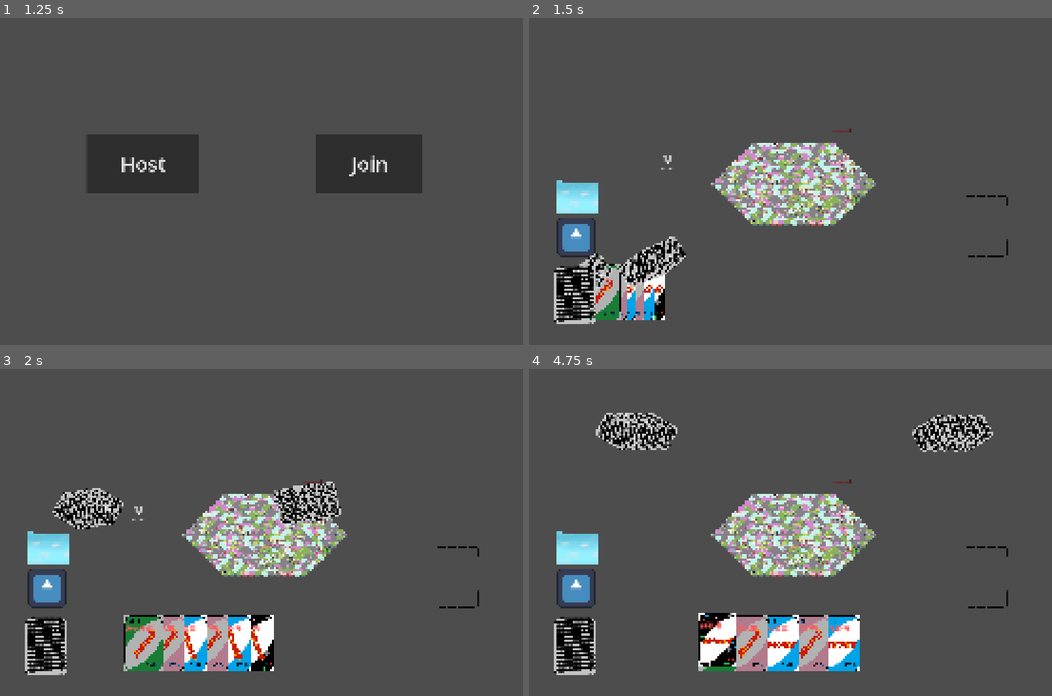
Above: before the commit, frames 1-4 (two rows, left to right).
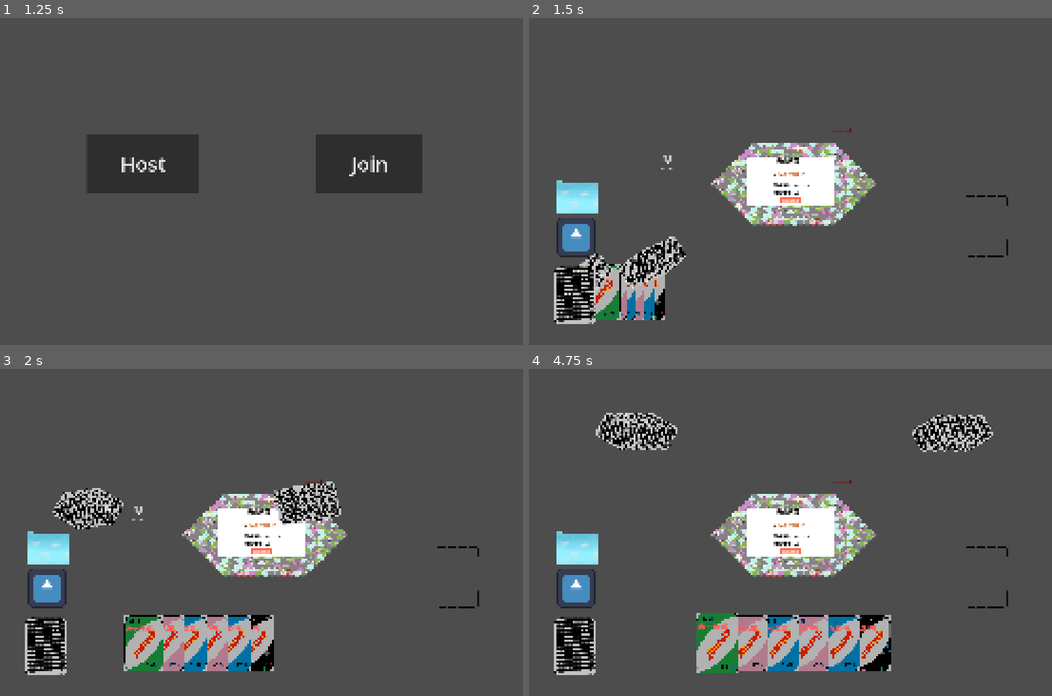
Above: after the commit, the same moments.

Repository: likedreamss/JUnoMP
Game: Godot game, scene res://meun.tscn
Same seed, same stepped clock (60 frames per second), same inputs: the game is played once before the commit and once after it. The engine's default icon, where the game draws it, is replaced by a stand-in: a white triangle on a blue panel in a dark square.
Inputs (mouse positions are in pixels of both pictures, inside the frame that each line leads up to):
- Up to frame 1 (1.25 s): click "Play" at 0.5 s
- Up to frame 2 (1.5 s): click "Host" at 1.25 s
- Up to frame 3 (2 s): no input
- Up to frame 4 (4.75 s): click (790, 552) at 2 s, where only the run after the commit has a clickable "返回主菜单"; click (790, 552) at 2.75 s, where only the run after the commit has a clickable "返回主菜单"; click (790, 552) at 3.5 s, where only the run after the commit has a clickable "返回主菜单"; tap Enter at 4.25 s; drag from (868, 643) to (717, 643) at 4.27 s

Frame 1 is identical in both runs. In frame 2, 4.0% of the frame differs, in the area x 18-65%, y 38-93%; in frame 3, 4.9%; in frame 4, 7.7%, in the area x 32-70%, y 38-93%.
Error after the commit: Parse Error: Identifier "Toast" not declared in the current scope. (res://gamescene/scenes/battle/battle.gd:425)

Commit message:
接入deepseek api实现提醒功能

Diff:
--- a/LSQ/scripts2/CardManager.gd
+++ b/LSQ/scripts2/CardManager.gd
@@ -17,11 +17,27 @@
 	$"../ImputManager".connect("left_mouse_button_released",on_left_click_released)
 	add_to_group("cardmanager")
 # Called every frame. 'delta' is the elapsed time since the previous frame.
+
+	if not has_node("AI_HTTPRequest"):
+		ai_http_request = HTTPRequest.new()
+		ai_http_request.name = "AI_HTTPRequest"
+		add_child(ai_http_request)
+		# 💡 注意：这里我们不在 ready 里直接 bind 传参，防止每次按 F 导致连接冲突
+
 func _process(delta: float) -> void:
 	if card_being_dragged:
 		var mouse_pos = get_local_mouse_position()
 		card_being_dragged.position = Vector2(clamp(mouse_pos.x, 0,screen_size.x),
 			clamp(mouse_pos.y, 0,screen_size.y))
+
+	# 使用 is_action_just_pressed 或严格的单帧 key 过滤，确保切换回合后按下 F 读取的是全新对局数据
+	if Input.is_key_pressed(KEY_F):
+		if not Engine.get_main_loop().has_meta("ai_hint_cooldown"):
+			Engine.get_main_loop().set_meta("ai_hint_cooldown", true)
+			get_ai_suggestion()
+	else:
+		if Engine.get_main_loop().has_meta("ai_hint_cooldown"):
+			Engine.get_main_loop().remove_meta("ai_hint_cooldown")
 
 #func _input(event):
 	#if event is InputEventMouseButton and event.button_index == MOUSE_BUTTON_LEFT:
@@ -189,3 +205,217 @@
 			highest_z_card = current_card
 			highest_z_index = current_card.z_index
 	return highest_z_card
+
+
+
+#真实 AI (DeepSeek) 局势战略进阶v
+const DEEP_SEEK_API_KEY = "sk-bf668ed71bb9446e858e41e150238db8" # 🔑 填入你的 DeepSeek API Key
+const DEEP_SEEK_URL = "https://api.deepseek.com/v1/chat/completions"
+
+var ai_http_request: HTTPRequest = null
+
+## 核心接口：结合战棋对局态势与多玩家手牌集群向 DeepSeek 发起出牌/弃牌智能咨询
+func get_ai_suggestion() -> void:
+	var battle_manager = get_tree().get_first_node_in_group("battle_manager")
+	if not battle_manager:
+		print("[AI 错误] 场景树中未侦测到处于 'battle_manager' 分组的对局核心节点。")
+		return
+
+	# 1. 【手牌容器动态映射】：精准同步当前回合玩家的真实卡池，拒绝交叉污染
+	var current_hand_cards = []
+	var player_idx = battle_manager.current_player_index # 0=P1, 1=P2, 2=P3
+
+	match player_idx:
+		0:
+			if player_hand_reference:
+				current_hand_cards = player_hand_reference.player_hand
+		1:
+			var ph1 = get_node_or_null("../PH1online")
+			if ph1: current_hand_cards = ph1.player_hand
+		2:
+			var ph2 = get_node_or_null("../PH2online")
+			if ph2: current_hand_cards = ph2.player_hand
+
+	# 保底分组检索方案
+	if current_hand_cards.size() == 0:
+		var actual_id = (battle_manager.current_player_index + battle_manager.player_id_count) % battle_manager.players.size()
+		var target_group = "player_hand" + str(actual_id)
+		var hand_nodes = get_tree().get_nodes_in_group(target_group)
+		if hand_nodes.size() > 0 and "player_hand" in hand_nodes[0]:
+			current_hand_cards = hand_nodes[0].player_hand
+
+	if current_hand_cards.size() == 0:
+		print("[AI 提示] 正在同步当前回合玩家的手牌数据，请稍后重试...")
+		return
+
+
+
+	var is_discard_phase: bool = battle_manager.is_in_discard_phase
+
+	# 打印明文核心侦测日志（修复%b报错）
+	print("[AI 精准状态侦测] 活跃玩家: 玩家 %d | 当前手牌数: %d | 判定为: 【%s】" % [
+		player_idx + 1,
+		current_hand_cards.size(),
+		"🗑️ 弃牌阶段 (DISCARD)" if is_discard_phase else "⚔️ 出牌/移动阶段 (PLAY)"
+	])
+
+	# 3. 安全拦截：如果是出牌阶段，但当前棋子处于中了【束手待毙】的封印状态，直接报 PASS
+	if not is_discard_phase:
+		var current_unit = battle_manager.get_current_player()
+		if current_unit and current_unit.player_id in battle_manager.skip_flags["play"]:
+			print("[AI 提示] 玩家 %d 当前中了【束手待毙】状态，本回合已被强行禁言，请直接点击 PASS 结束回合。" % (player_idx + 1))
+			return
+
+	# 4. 局势宏观分析：通过 BFS 逆向计算全图每个格子到中心终点的绝对最短路径步数
+	var target_pos = battle_manager.target_tile
+	var grid = battle_manager.game_area.game_grid
+	var distance_map_to_target = _calculate_global_distance_field(target_pos, battle_manager)
+
+	var players_strategic_info = []
+	for p in battle_manager.players:
+		if is_instance_valid(p):
+			var dist = distance_map_to_target.get(p.current_tile, 99)
+			players_strategic_info.append({
+				"player_id": p.player_id + 1,
+				"is_current_turn": (p.player_id == player_idx),
+				"distance_to_goal": dist
+			})
+
+	# 5. 获取当前玩家的脚下地块
+	var current_unit = battle_manager.get_current_player()
+	var current_terrain = "未知"
+	if grid.grid_data.has(current_unit.current_tile):
+		var current_tile_data = grid.grid_data[current_unit.current_tile]
+		current_terrain = grid.get_terrain_string(current_tile_data["terrain"]).to_upper()
+
+	# 6. 将当前操作玩家的所有手牌格式化，准备提交给 DeepSeek
+	var hand_info_list = []
+	for i in range(current_hand_cards.size()):
+		var card = current_hand_cards[i]
+		if is_instance_valid(card):
+			var c_name = card.get_node("Name").text if card.has_node("Name") else "未知"
+			var c_color = card.get_node("Color").text if card.has_node("Color") else "无"
+			var c_func = card.get_node("Function").text if card.has_node("Function") else "无"
+			var is_legal = (c_color == "UNIVERSAL" or c_color == "万能" or c_color == current_terrain)
+
+			hand_info_list.append({
+				"index": i,
+				"name": c_name,
+				"color": c_color,
+				"type": c_func,
+				"can_be_played_on_current_tile_now": is_legal
+			})
+
+	# 7. 🎭 针对出牌与弃牌注入不同的战略 Prompt
+	var system_prompt = ""
+	var user_prompt = ""
+
+	if is_discard_phase:
+		system_prompt = "你是一款Uno规则结合战棋竞速型游戏的高级AI智囊。当前对局处于回合末的‘强制弃牌环节’，玩家手牌超过了5张上限。你的任务是分析当前的局势与他的地形，帮他从手牌里挑出一张‘当前用不上、未来几轮内由于地块颜色不匹配最难打出、最没有保留价值’的卡牌，并给出中文幽默弃牌理由。"
+		user_prompt = "=== 弃牌阶段核心内幕 ===\n"
+		user_prompt += "【选手距终点步数】:%s\n" % JSON.stringify(players_strategic_info)
+		user_prompt += "【正在承受弃牌惩罚】: 玩家 %d\n" % (player_idx + 1)
+		user_prompt += "【该玩家当前立足地形】: 【%s】\n" % current_terrain
+		user_prompt += "【当前多余的手牌列表】:\n%s\n\n" % JSON.stringify(hand_info_list)
+		user_prompt += "请从中选出一张【最适合丢弃】的卡牌索引（recommended_index）。\n"
+		user_prompt += '必须严格按照以下 JSON 格式回复，绝对不要带有 markdown 标签：\n{"recommended_index": 应该扔掉的卡牌 index 数字, "reason": "幽默且专业的中文弃牌断舍离指南"}'
+	else:
+		system_prompt = "你是一款融合了Uno规则与战棋竞速的精品游戏AI大军师。游戏核心目标是让自己的棋子率先走到棋盘中心的终点。出牌规则：除UNIVERSAL(万能)外，卡牌颜色必须与玩家脚下的地形严格一致！你需要结合手牌的合法性以及三位选手的距离，给出一项一针见血的顶级出牌建议。"
+		user_prompt = "=== 出牌阶段核心内幕 ===\n"
+		user_prompt += "【战场各选手距终点步数】:%s\n" % JSON.stringify(players_strategic_info)
+		user_prompt += "【当前操作轮次】: 轮到 玩家 %d 行动。\n" % (player_idx + 1)
+		user_prompt += "【该玩家当前立足地形】: 【%s】\n" % current_terrain
+		user_prompt += "【当前可供打出的手牌列表】:\n%s\n\n" % JSON.stringify(hand_info_list)
+		user_prompt += "请从中选出一张【最适合用来打出】的卡牌。如果觉得无牌可出，推荐 index 填 -1。\n"
+		user_prompt += '必须严格按照以下 JSON 格式回复，绝对不要带有 markdown 标签：\n{"recommended_index": 推荐卡牌的 index 数字, "reason": "带有一针见血、高策略度的中文出牌策略"}'
+
+	# 8. 发送异步网络请求到大模型端点
+	_send_deepseek_request(system_prompt, user_prompt, current_hand_cards)
+
+## 🛠️ 内部算法进阶：利用 BFS 逆向计算全图所有地块到终点的精确步数
+func _calculate_global_distance_field(target: Vector2i, bm) -> Dictionary:
+	var visited = {target: 0}
+	var queue = [target]
+	var grid = bm.game_area.game_grid
+
+	while queue.size() > 0:
+		var current = queue.pop_front()
+		var current_dist = visited[current]
+
+		# 利用你项目里现有的获取周围格子方法
+		var neighbors = bm.game_area.get_surrounding_cells(current)
+		for n in neighbors:
+			if not visited.has(n) and grid.grid_data.has(n):
+				var cell = grid.get_cell_data(n)
+				# 如果没有无黑洞障碍阻挡，则是可达路径
+				if cell["obstacle"] == GameGrid.Obstacle.NULL:
+					visited[n] = current_dist + 1
+					queue.push_back(n)
+	return visited
+
+
+## 异步发送网络请求（修复Godot 4.x信号报错）
+func _send_deepseek_request(system_prompt: String, user_prompt: String, hand_cards: Array) -> void:
+	# 每次请求前先销毁旧的请求节点，彻底避免信号重复连接问题
+	if ai_http_request and is_instance_valid(ai_http_request):
+		ai_http_request.queue_free()
+
+	# 创建全新的HTTPRequest节点（每次请求都用新节点，不会有信号冲突）
+	ai_http_request = HTTPRequest.new()
+	ai_http_request.name = "AI_HTTPRequest"
+	add_child(ai_http_request)
+
+	# 直接连接信号（新节点无历史连接，不会报错）
+	ai_http_request.request_completed.connect(_on_deepseek_response.bind(hand_cards))
+
+	var headers = ["Content-Type: application/json", "Authorization: Bearer " + DEEP_SEEK_API_KEY]
+	var body = {
+		"model": "deepseek-v4-flash",
+		"messages": [
+			{"role": "system", "content": system_prompt},
+			{"role": "user", "content": user_prompt}
+		],
+		"temperature": 0.5,
+		"response_format": {"type": "json_object"}
+	}
+
+	var error = ai_http_request.request(DEEP_SEEK_URL, headers, HTTPClient.METHOD_POST, JSON.stringify(body))
+	if error != OK:
+		print("[AI 错误] HTTP 启动请求失败: ", error)
+
+
+## 异步网络回调
+func _on_deepseek_response(result: int, response_code: int, headers: PackedStringArray, body: PackedByteArray, hand_cards: Array) -> void:
+	if response_code != 200:
+		print("[AI 错误] API 返回异常，状态码: %d" % response_code)
+		return
+
+	var json = JSON.new()
+	if json.parse(body.get_string_from_utf8()) != OK:
+		return
+
+	var response_data = json.get_data()
+	var ai_message = response_data["choices"][0]["message"]["content"]
+
+	var ai_json = JSON.new()
+	if ai_json.parse(ai_message) == OK:
+		var result_dict = ai_json.get_data()
+		var rec_index = int(result_dict.get("recommended_index", -1))
+		var reason = result_dict.get("reason", "")
+
+		print("\n============= 🤖 DeepSeek 大局观军师 =============\n")
+		print(reason)
+
+		if rec_index >= 0 and rec_index < hand_cards.size():
+			var target_card = hand_cards[rec_index]
+			_play_ai_hint_animation(target_card)
+		else:
+			print("🤖 局势观察：由于地块死锁或局势恶劣，手里没有能用的牌。建议直接点 PASS 摸牌苟住！")
+		print("==================================================\n")
+
+
+func _play_ai_hint_animation(card):
+	var original_scale = card.scale
+	var tween = create_tween().set_loops(2)
+	tween.tween_property(card, "scale", original_scale * 1.15, 0.15)
+	tween.tween_property(card, "scale", original_scale, 0.15)
--- /dev/null
+++ b/gamescene/scenes/battle/aillm_hinter.gd
@@ -0,0 +1,155 @@
+extends Node
+class_name AITestDriver
+@export var card_manager: Node
+const API_URL = "https://api.deepseek.com/v1/chat/completions"
+const API_KEY = "sk-e823173d75d64ac8b2a8693f2e1f67a1"
+
+@onready var http_request: HTTPRequest = HTTPRequest.new()
+var is_requesting: bool = false
+
+func _ready() -> void:
+	add_child(http_request)
+	http_request.request_completed.connect(_on_request_completed)
+	print_rich("[color=green][AI Test] 调试驱动器就绪！在游戏运行期间，随时按下键盘 [b]H[/b] 键，即可请求一次大模型推荐！[/color]")
+
+func _unhandled_input(event: InputEvent) -> void:
+	if event is InputEventKey and event.pressed and not event.echo:
+		if event.keycode == KEY_H:
+			if is_requesting:
+				print_rich("[color=yellow][AI Test] 警告：上一次请求还在计算中，请稍后...[/color]")
+				return
+			trigger_debug_hint()
+
+func trigger_debug_hint() -> void:
+	if not GameGrid.instance:
+		print_rich("[color=red][AI Test] 错误：场景中未发现 GameGrid 实例！[/color]")
+		return
+
+	var battle_manager = get_tree().get_first_node_in_group("battle_manager")
+	var target_tile = Vector2i(0, 0)
+	if battle_manager:
+		target_tile = battle_manager.target_tile
+	else:
+		print_rich("[color=yellow][AI Test] 警告：未找到 battle_manager 组，终点坐标将默认设为 (0,0) 进行测试。[/color]")
+
+	is_requesting = true
+	print_rich("\n[color=cyan]==================== [AI Test] 开始收集盘面数据 ====================[/color]")
+
+	var grid_data = GameGrid.instance.get_all_grid_data()
+	var serialized_map = _serialize_map(grid_data)
+	var player_hand = _collect_player_hand()
+
+	var test_payload = {
+		"target_tile": {"q": target_tile.x, "r": target_tile.y},
+		"player_hand": player_hand,
+		"map_grid": serialized_map
+	}
+
+	print_rich("[AI Test] 发送的局势特征 JSON:\n", JSON.stringify(test_payload, "\t"))
+
+	var system_prompt = (
+		"你是一款UNO+六边形战棋游戏的终极AI大脑。\n" +
+		"地图是大小为12的六边形网格。地形有land, grass, pink, river。\n" +
+		"卡牌有：移动牌(LAND_GO_CARD, GRASS_GO_CARD等，可移动到相邻的指定地形)、万能移动牌(UNIVERSAL_GO_CARD)、妨碍牌(LAND_TRICK_CARD等，在指定地形空地放一个障碍物阻挡对手，不能放终点)。\n" +
+		"请根据传入的map_grid, player_hand和target_tile，选择最优的一张手牌出牌，并指定推荐格子的坐标。" +
+		"必须返回JSON，格式如下，不要包含任何markdown外壳：\n" +
+		"{\n" +
+		"  \"recommended_card\": \"卡牌card_name\",\n" +
+		"  \"target_q\": 0,\n" +
+		"  \"target_r\": 0,\n" +
+		"  \"reason\": \"你的中文逻辑推导说明\"\n" +
+        "}"
+	)
+
+	var request_data = {
+		"model": "deepseek-chat",
+		"messages": [
+			{"role": "system", "content": system_prompt},
+			{"role": "user", "content": JSON.stringify(test_payload)}
+		],
+		"response_format": {"type": "json_object"},
+		"temperature": 0.1
+	}
+
+	var headers = [
+		"Content-Type: application/json",
+		"Authorization: Bearer " + API_KEY
+	]
+
+	print_rich("[color=cyan][AI Test] 数据打包完毕，正在向大模型服务器投递数据...[/color]")
+	var err = http_request.request(API_URL, headers, HTTPClient.METHOD_POST, JSON.stringify(request_data))
+	if err != OK:
+		print_rich("[color=red][AI Test] 请求发送失败！错误码：", err, "[/color]")
+		is_requesting = false
+
+func _serialize_map(grid_data: Dictionary) -> Array:
+	var arr = []
+	print_rich("[color=cyan][AI Test] 原始 grid_data 大小：", grid_data.size(), "[/color]")
+	for pos in grid_data:
+		var cell = grid_data[pos]
+		arr.append({
+			"q": pos.x,
+			"r": pos.y,
+			"terrain": GameGrid.instance.get_terrain_string(cell["terrain"]),
+			"obstacle": GameGrid.instance.get_obstacle_string(cell["obstacle"]),
+			"has_player_unit": cell["unit"] != null
+		})
+	print_rich("[color=cyan][AI Test] 序列化后的 map_grid 大小：", arr.size(), "[/color]")
+	return arr
+
+func _collect_player_hand() -> Array:
+	var hand = []
+	var card_manager = get_node_or_null("/root/Game/UI/CardManager") # 改成你实际的节点路径
+	if not card_manager:
+		card_manager = get_tree().get_first_node_in_group("card_manager")
+
+	if card_manager:
+		print_rich("[color=cyan][AI Test] 找到 card_manager 节点[/color]")
+		if card_manager.has_method("get_player_cards"):
+			print_rich("[color=cyan][AI Test] 调用 get_player_cards(0)[/color]")
+			var cards = card_manager.get_player_cards(0)
+			print_rich("[color=cyan][AI Test] 原始手牌数据：", cards, "[/color]")
+			for card in cards:
+				if typeof(card) == TYPE_DICTIONARY:
+					hand.append({"card_name": card.get("card_name", "UNKNOWN_CARD")})
+				else:
+					hand.append({"card_name": card.card_name})
+		else:
+			print_rich("[color=red][AI Test] card_manager 没有 get_player_cards 方法！[/color]")
+	else:
+		print_rich("[color=red][AI Test] 未找到 card_manager 节点！[/color]")
+
+	if hand.is_empty():
+		hand = [
+			{"card_name": "LAND_GO_CARD"},
+			{"card_name": "RIVER_TRICK_CARD"}
+		]
+		print_rich("[color=yellow][AI Test] 场景中未读取到玩家手牌，已使用默认模拟手牌进行评测。[/color]")
+	return hand
+
+func _on_request_completed(result: int, response_code: int, headers: PackedStringArray, body: PackedByteArray) -> void:
+	is_requesting = false
+	print_rich("[color=cyan]==================== [AI Test] 收到大模型返回反馈 ====================[/color]")
+
+	if response_code != 200:
+		print_rich("[color=red][AI Test] API请求失败，HTTP 状态码: %d[/color]" % response_code)
+		print(body.get_string_from_utf8())
+		return
+
+	var json = JSON.new()
+	var parse_err = json.parse(body.get_string_from_utf8())
+	if parse_err != OK:
+		print_rich("[color=red][AI Test] 返回的JSON包解析失败[/color]")
+		return
+
+	var response = json.get_data()
+	var content = response["choices"][0]["message"]["content"]
+
+	var ai_decision = JSON.parse_string(content)
+	if ai_decision:
+		print_rich("[color=gold][AI 推荐出牌]: [/color]", ai_decision.get("recommended_card"))
+		print_rich("[color=gold][AI 目标坐标]: [/color](", ai_decision.get("target_q"), ", ", ai_decision.get("target_r"), ")")
+		print_rich("[color=green][AI 深度战术解析]: [/color]\n", ai_decision.get("reason"))
+	else:
+		print_rich("[color=red][AI Test] 错误：大模型未按规范的JSON字段返回。[/color]\n", content)
+	print_rich("[color=cyan]========================================================================[/color]\n")
--- a/gamescene/scenes/battle/battle.gd
+++ b/gamescene/scenes/battle/battle.gd
@@ -35,6 +35,8 @@
 var game_finished: bool = false
 var waiting: bool = false #用来禁止跳过
 var has_moved_this_turn: bool = false # 记录本回合是否已执行过移动
+# ✅ 新增：弃牌阶段标记（AI专用）
+var is_in_discard_phase: bool = false
 var skip_flags = {
 	"turn": [],     # 存储需要跳过回合的 player_id
 	"draw": [],     # 跳过摸牌阶段
@@ -412,31 +414,33 @@
 	var group_name = "player_hand" + str(id)
 	var player_hand = get_tree().get_nodes_in_group(group_name)
 	var card_nume = 0
-	clear_highlights()
 	if player_hand.size() >0:
 		card_nume = player_hand[0].get_playerhand_size()  # ✅ 正确：对单个节点调用
-	print(card_nume)
+	clear_highlights()
 	if card_nume > 5:
+		is_in_discard_phase = true #修改
 		discard_start(card_nume - 5,id)
 	else:
-		print("无需弃牌")
+		get_tree().call_group("OK","OK_bool",1)
+		Toast.show("无需弃牌")
 		next_turn()
 
 func discard_start(discard_nume,player_id):#执行弃牌
+	Toast.show("请弃牌"+str(discard_nume)+"张")
 	highlight_current_unit()
-	print("请弃牌"+str(discard_nume)+"张")
 	get_tree().call_group("PASS","pass_bool",0)
 	get_tree().call_group("card"+str(player_id),"use_bool",1)
 	while discard_nume > 0:
 		await get_tree().create_timer(0.6).timeout
 		var least_nume = discard_nume_count(discard_nume)
 		discard_nume = least_nume
-		print("请弃牌"+str(discard_nume)+"张")
-
-	print("弃牌完成")
+		Toast.show("请弃牌"+str(discard_nume)+"张")
+
+	Toast.show("弃牌完成")
 	await get_tree().create_timer(0.6).timeout
 
-
+	is_in_discard_phase = false
+	get_tree().call_group("OK","OK_bool",1)
 	next_turn()
 
 func discard_nume_count(nume):
Not shown, added: gamescene/scenes/battle/aillm_hinter.gd.uid
Not shown, added: LSQ/scene2/node_2d.tscn877215531.tmp
